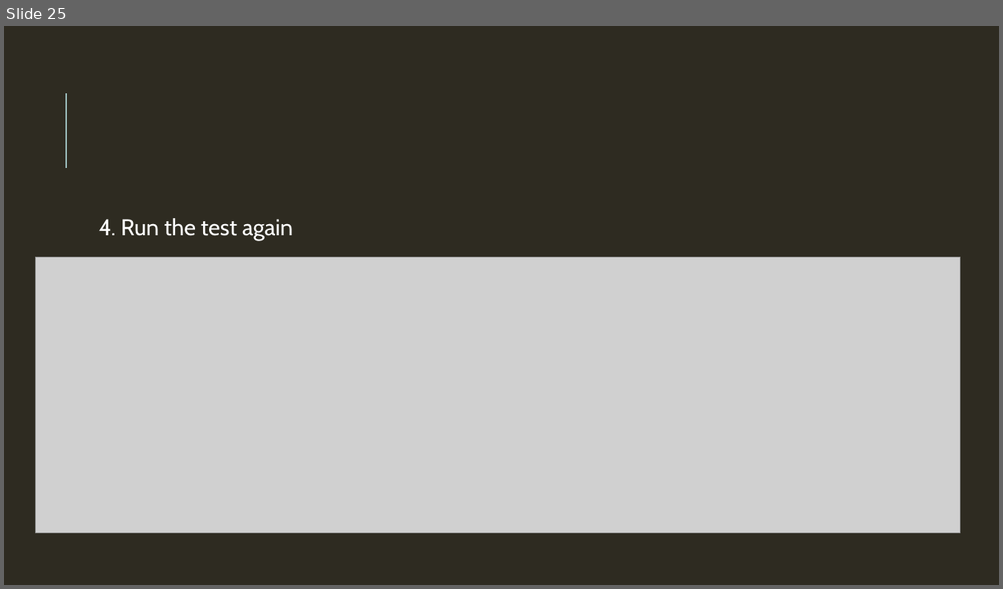
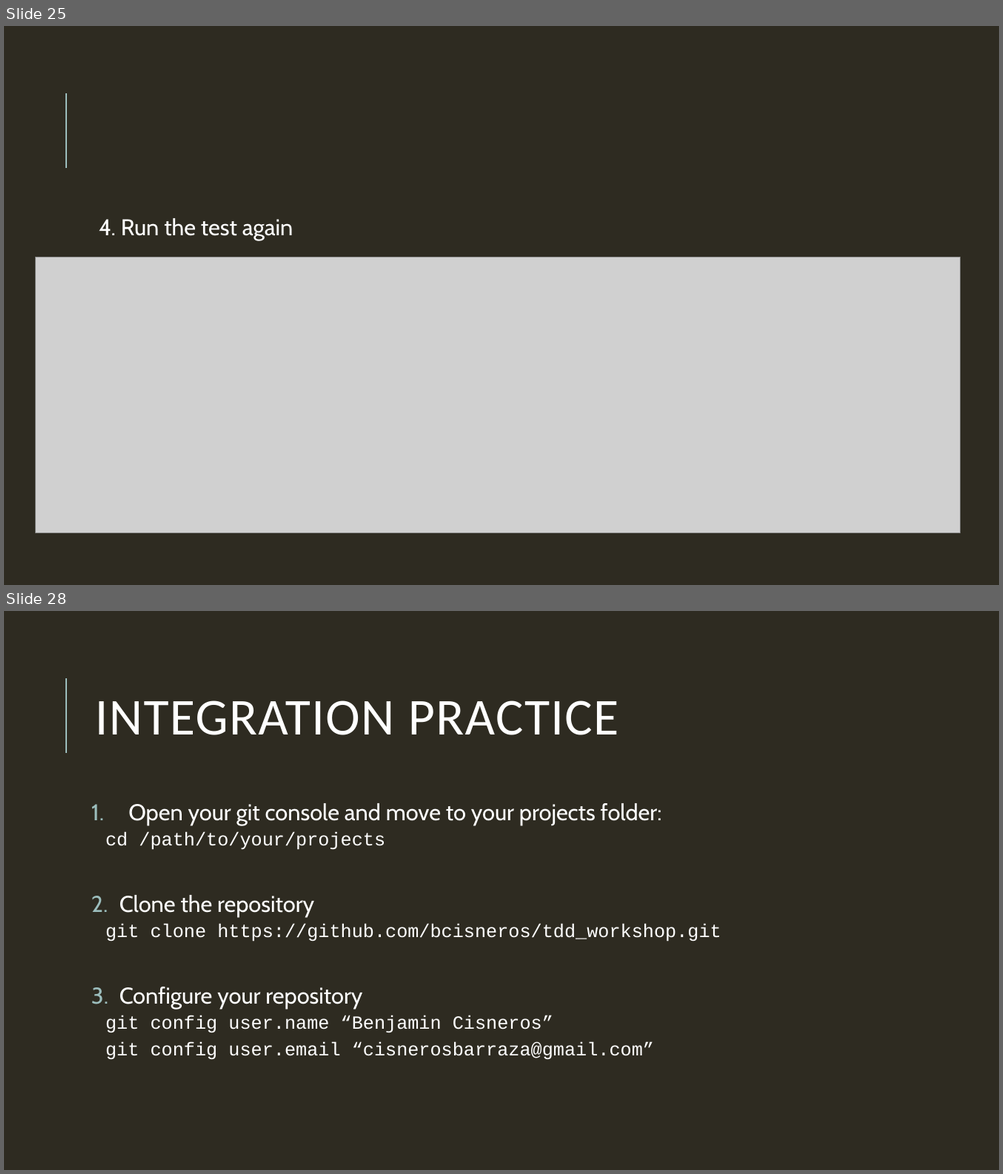
Before and after one commit to DevelopersDelicias/tdd_workshop, a slide deck: tdd_ws.pptx. Shown one above the other, each under a label of ours: slide 25 before the commit, slides 25 and 28 after it; the slides between them are not shown. The pictures are 1003x589 and 1003x1174 pixels, drawn with LibreOffice and Linux fonts; fonts in the diff are those of the drawing; grey boxes stand for pictures. Boxes give left, top, right and bottom in pixels: in the first picture for what was removed or moved away, otherwise in the second. Text is boxed around its words. In the diff, an @@ line names an element or a change of style, - is before the commit and + after.

```diff
--- a/tdd_ws.pptx
+++ b/tdd_ws.pptx
@@ slide 28 added at <box>4,611,999,1170</box>, background #2E2B21; not listed: 1 template element that a slide beside it also shows @@
@@ title added at <box>95,701,618,735</box>, 50 pt, text #FFFFFF @@
+INTEGRATION PRACTICE
@@ text added at <box>105,803,720,1060</box>, 18 pt, text #FFFFFF @@
+1. Open your git console and move to your projects folder:
+  cd /path/to/your/projects
+2. Clone the repository
+  git clone https://github.com/bcisneros/tdd_workshop.git
+3. Configure your repository
+  git config user.name “Benjamin Cisneros”
+  git config user.email “cisnerosbarraza@gmail.com”
```
Also in this commit, not shown: 8 slides changed, 108 other slides added, 1 slide removed.
